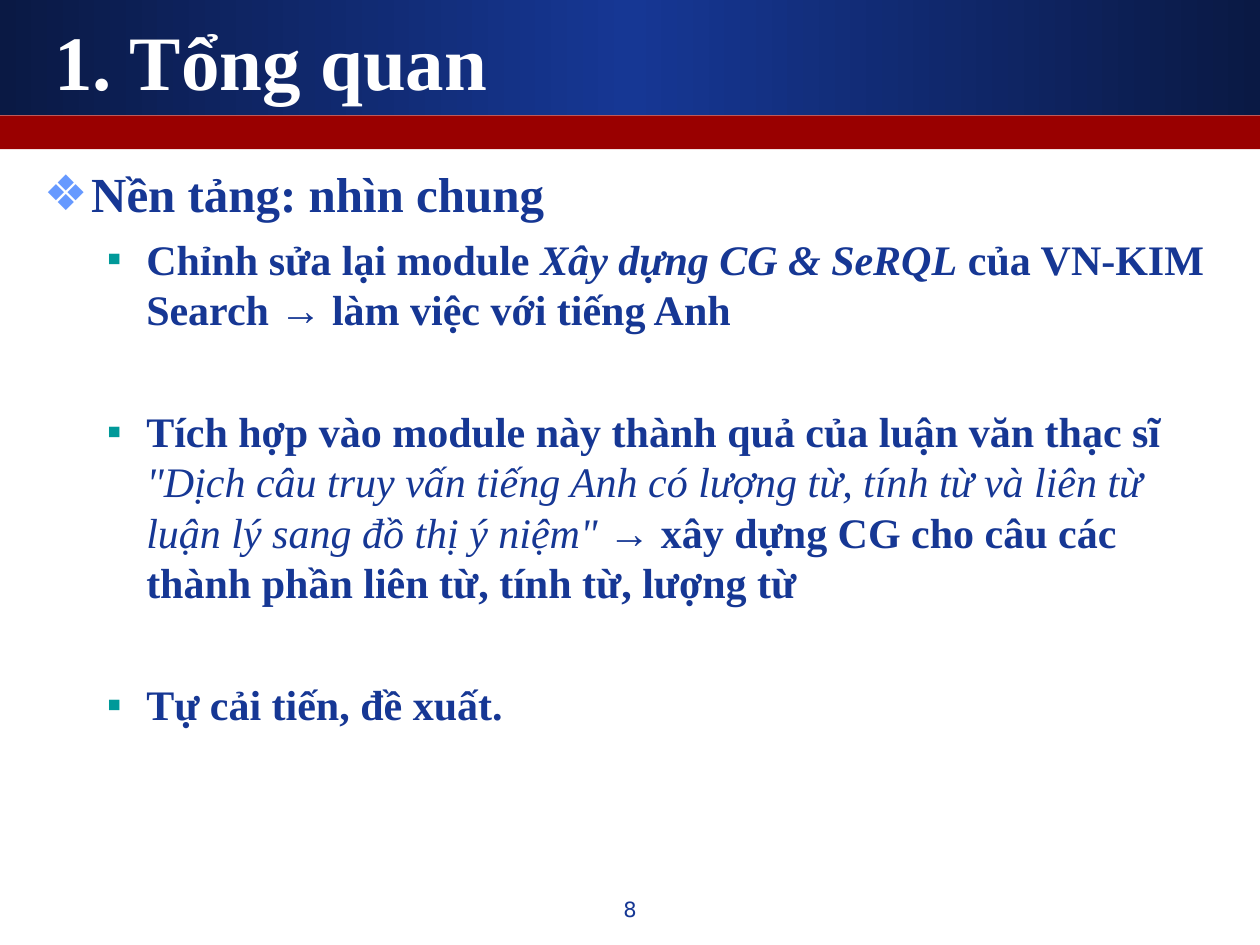
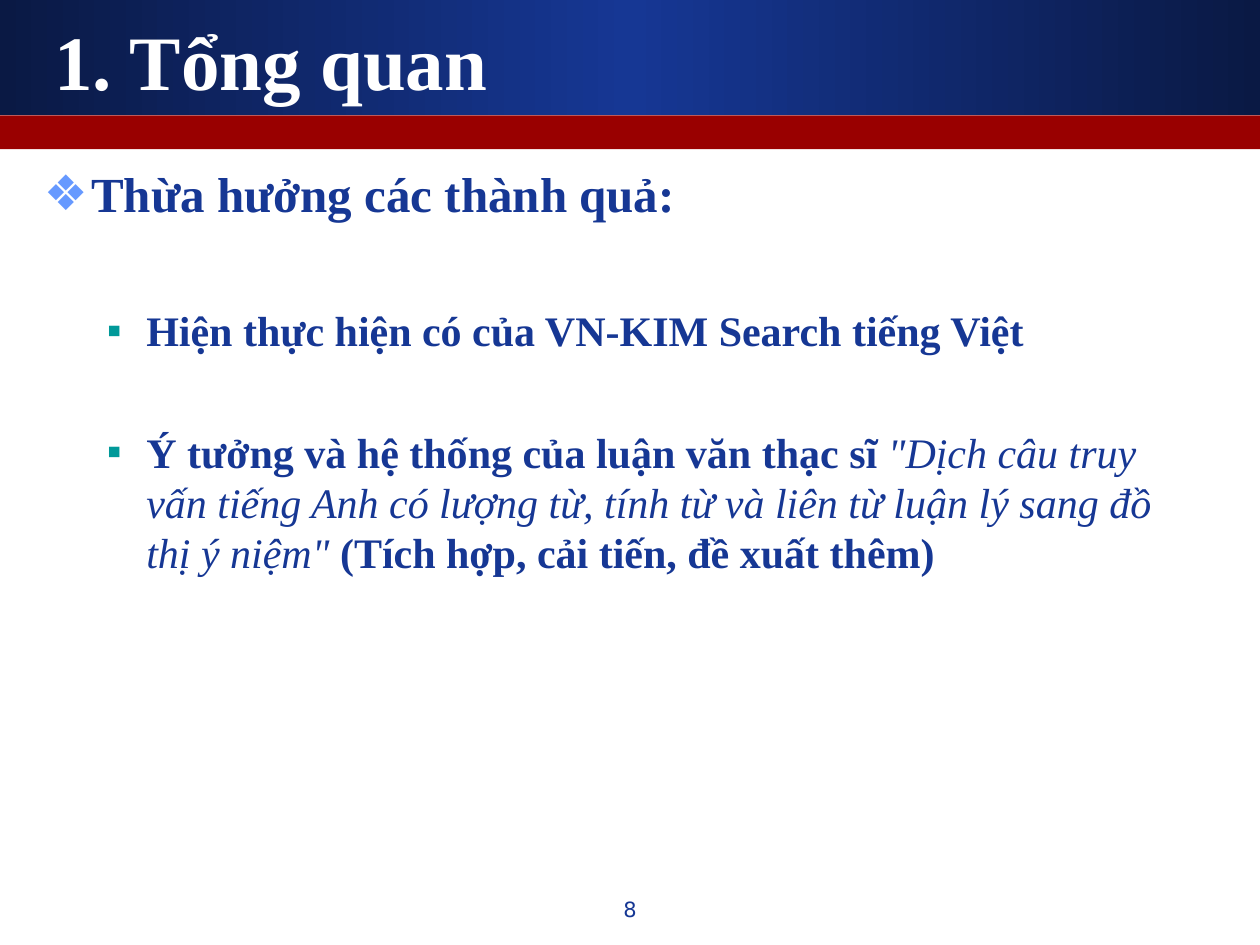
Before and after one commit to leaderwing/kt-kimres, a slide deck: slide 8 of note/[Thesis] Presentation.ppt. Drawn at 1260x945 pixels with LibreOffice and Linux fonts; fonts in the diff are those of the drawing. Boxes give left, top, right and bottom in pixels: in the first picture for what was removed or moved away, otherwise in the second. Text is boxed around its words. In the diff, an @@ line names an element or a change of style, - is before the commit and + after.

```diff
--- a/note/[Thesis] Presentation.ppt
+++ b/note/[Thesis] Presentation.ppt
@@ text at <box>91,178,1151,577</box>: text changed @@
-❖ Nền tảng: nhìn chung
-  ▪ Chỉnh sửa lại module Xây dựng CG & SeRQL của VN-KIM Search → làm việc với tiếng Anh
-  ▪ Tích hợp vào module này thành quả của luận văn thạc sĩ "Dịch câu truy vấn tiếng Anh có lượng từ, tính từ và liên từ luận lý sang đồ thị ý niệm" → xây dựng CG cho câu các thành phần liên từ, tính từ, lượng từ
-  ▪ Tự cải tiến, đề xuất.
+❖ Thừa hưởng các thành quả:
+  ▪ Hiện thực hiện có của VN-KIM Search tiếng Việt
+  ▪ Ý tưởng và hệ thống của luận văn thạc sĩ "Dịch câu truy vấn tiếng Anh có lượng từ, tính từ và liên từ luận lý sang đồ thị ý niệm" (Tích hợp, cải tiến, đề xuất thêm)
```
Also in this commit, not shown: 7 other slides changed, 1 slide added.
